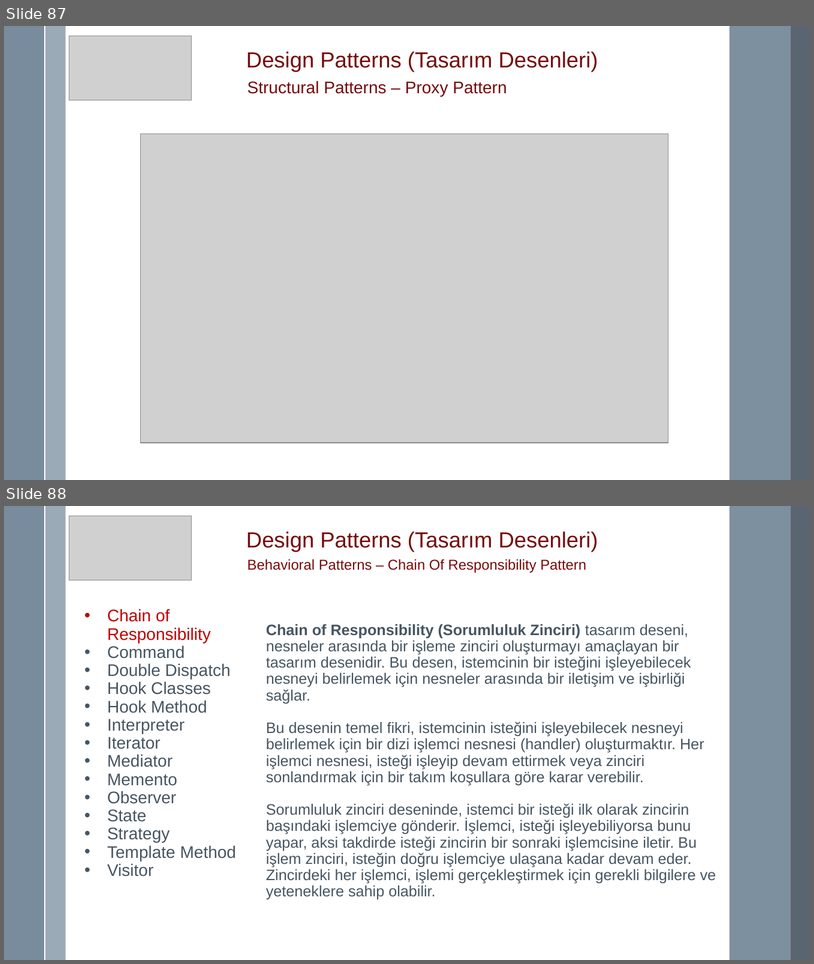
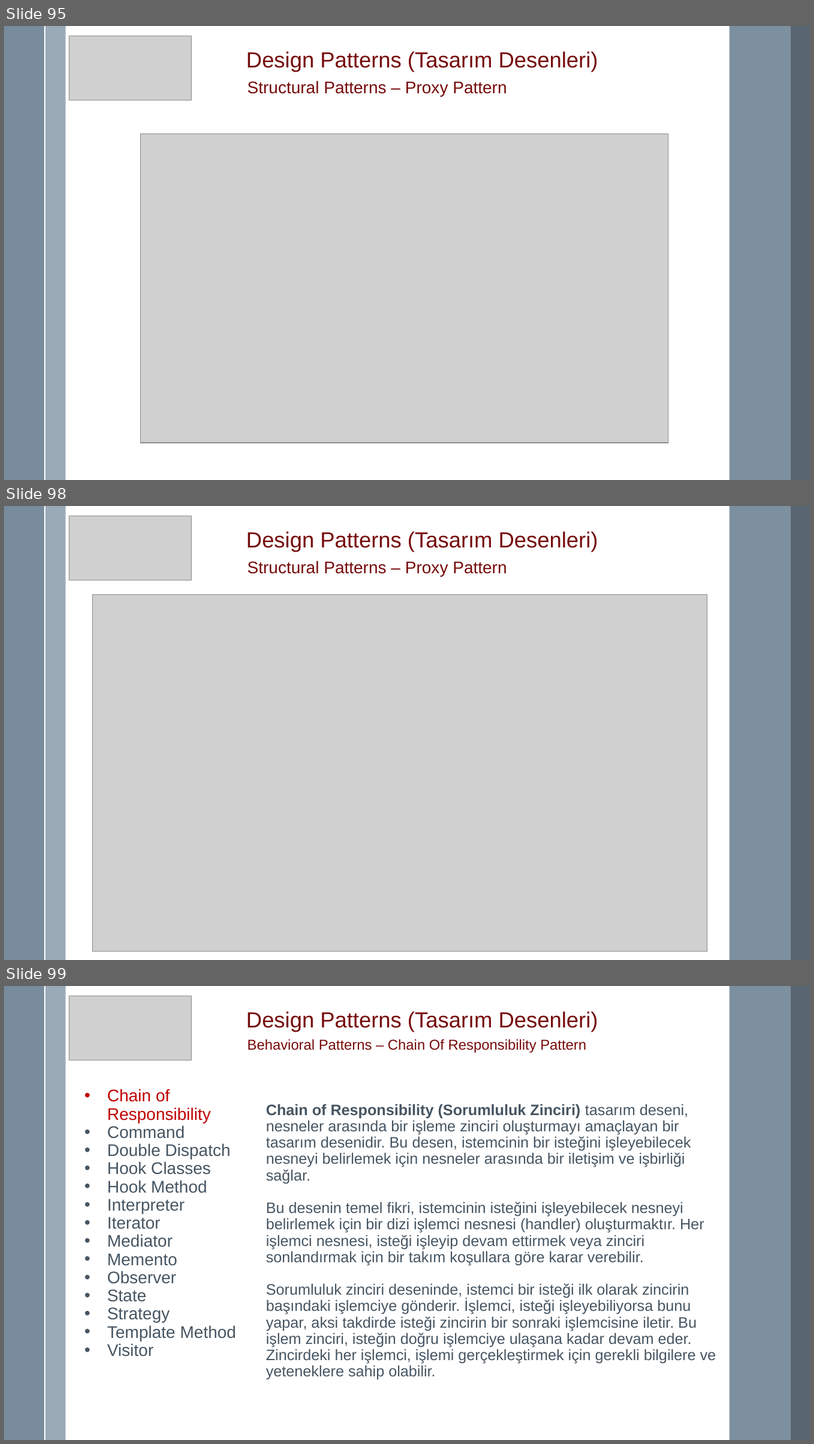
Before and after one commit to mremregok/DesignPattern, a slide deck: Design Pattern.pptx. Shown one above the other, each under a label of ours: slides 87 and 88 before the commit, slides 95, 98 and 99 after it; the slides between them are not shown. The pictures are 814x964 and 814x1444 pixels, drawn with LibreOffice and Linux fonts; fonts in the diff are those of the drawing; grey boxes stand for pictures. Boxes give left, top, right and bottom in pixels: in the first picture for what was removed or moved away, otherwise in the second. Text is boxed around its words. In the diff, an @@ line names an element or a change of style, - is before the commit and + after.

Commit message:
Proxy, Facade ve Flyweight patternler düzenlendi.

```diff
--- a/Design Pattern.pptx
+++ b/Design Pattern.pptx
@@ slide 98 added at bbox=[4, 506, 810, 960], background #FFFFFF; not listed: 5 template elements that a slide beside it also shows @@
@@ picture added at bbox=[69, 516, 191, 580] @@
@@ text added at bbox=[246, 531, 599, 552], 26 pt, text #760A0A @@
+Design Patterns (Tasarım Desenleri)
@@ text added at bbox=[248, 561, 507, 576], 20 pt, text #760A0A @@
+Structural Patterns – Proxy Pattern
@@ picture added at bbox=[93, 595, 708, 951] @@
@@ what was slide 87 is now slide 95 @@
@@ what was slide 88 is now slide 99 @@
```
Also in this commit, not shown: 5 slides changed, 10 other slides added, 59 other files.
